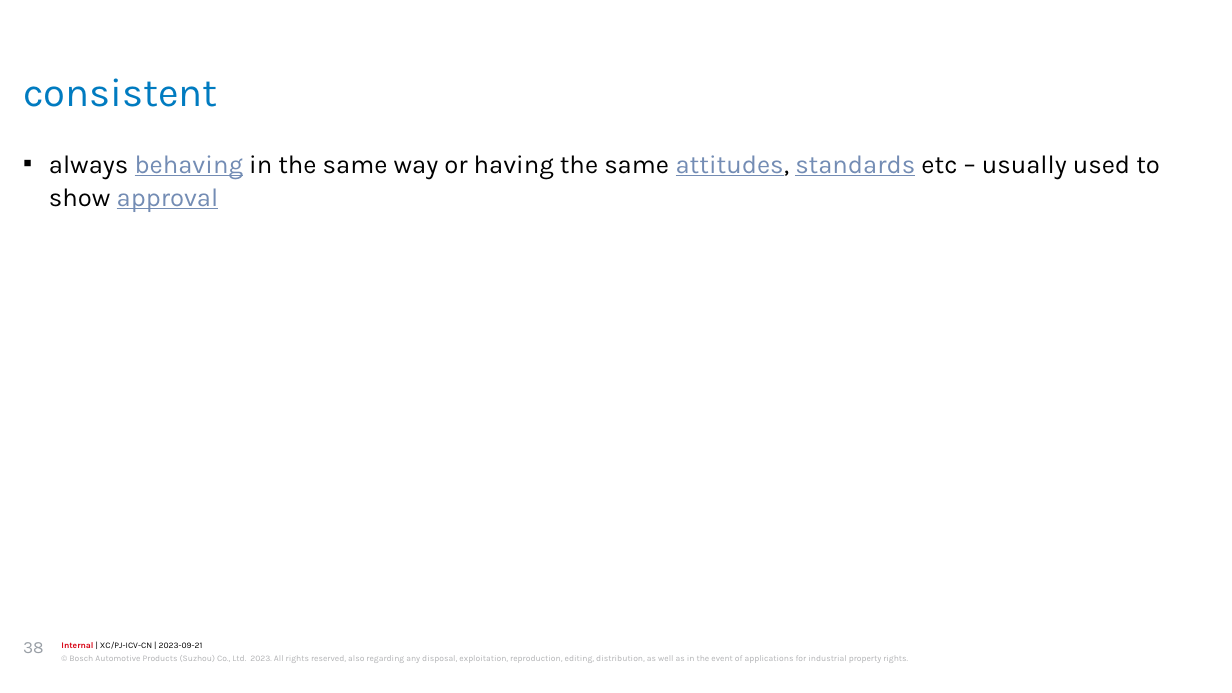
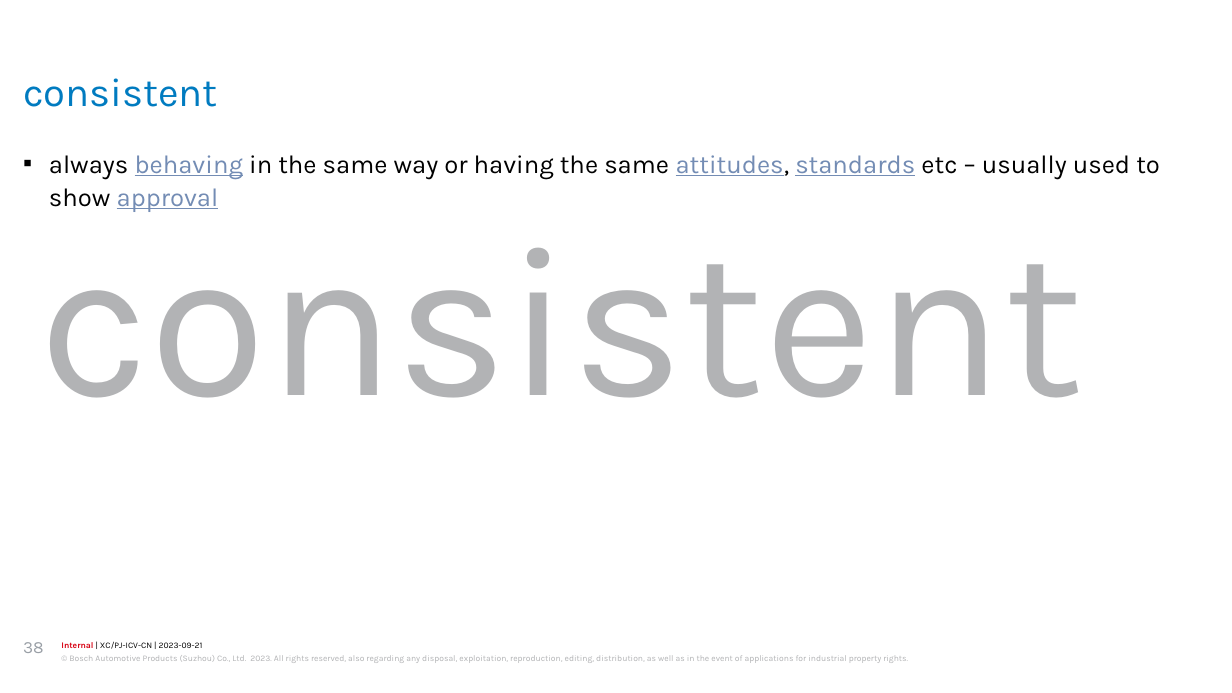
Before and after one commit to jiangyigithub/atomic-habit, a slide deck: slide 38 of longman 3000.pptx. Drawn at 1232x693 pixels with LibreOffice and Linux fonts; fonts in the diff are those of the drawing; background and template pictures are left out. Boxes give left, top, right and bottom in pixels: in the first picture for what was removed or moved away, otherwise in the second. Text is boxed around its words. In the diff, an @@ line names an element or a change of style, - is before the commit and + after.

```diff
--- a/longman 3000.pptx
+++ b/longman 3000.pptx
@@ text added at box(39, 202, 1083, 398), 150 pt, text #B2B3B5 @@
+consistent
```
Also in this commit, not shown: 6 other slides changed, 5 slides added, 1 other file.
